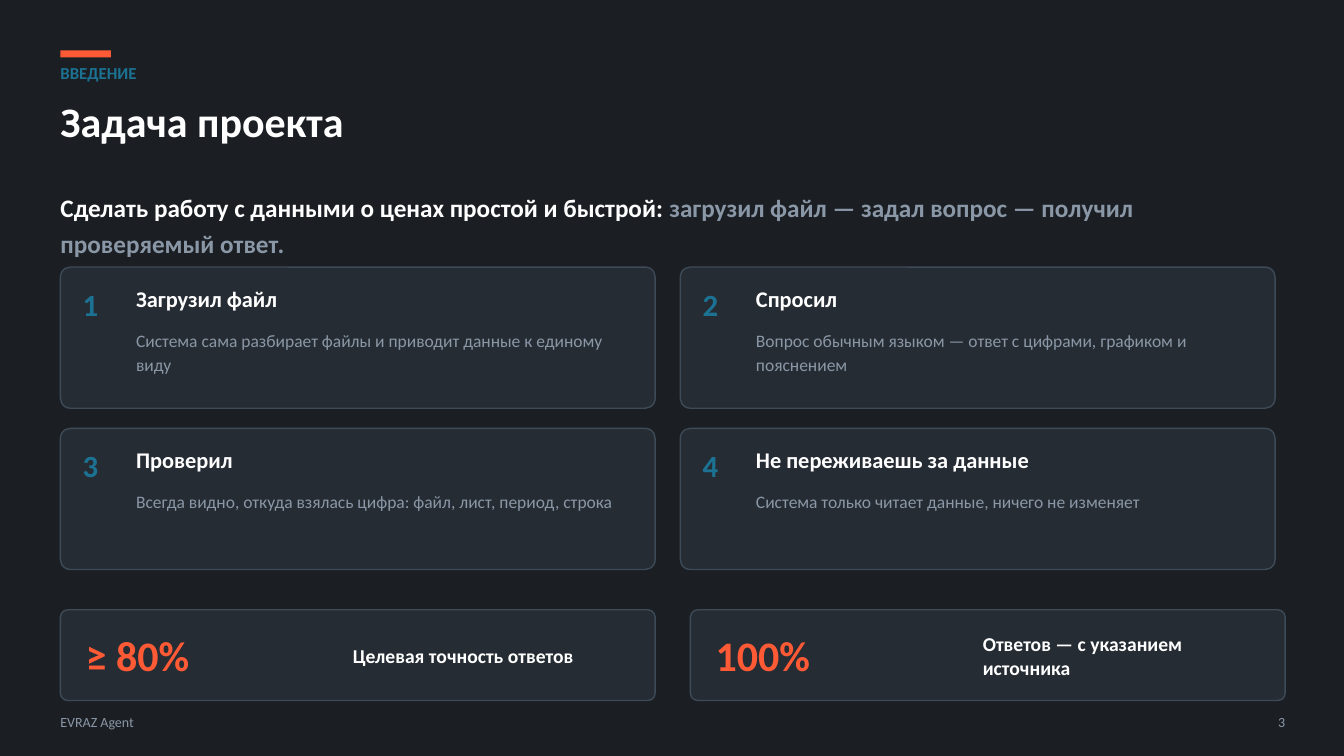
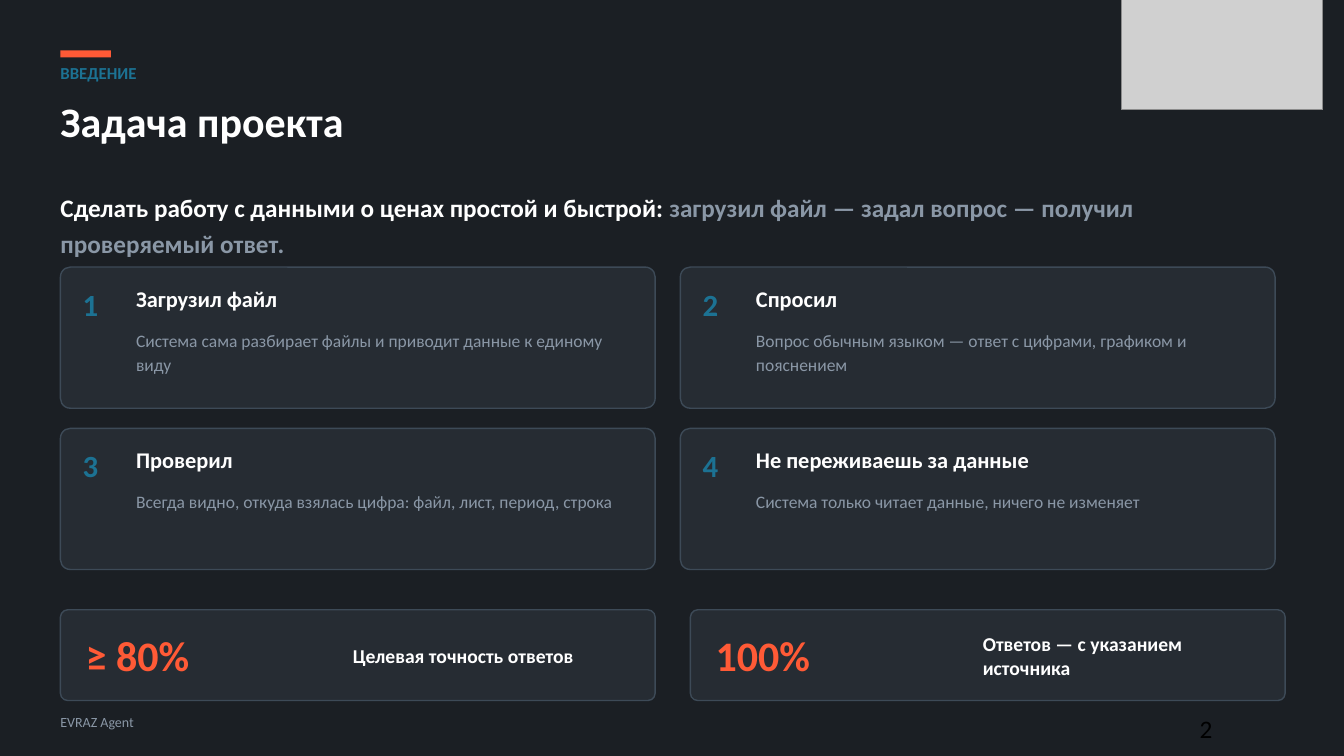
Before and after one commit to kostIT13/EVRAZ_ExcelAgent, a slide deck: slide 2 of data/EVRAZ_Agent_defense.pptx (slide 3 before the commit). Drawn at 1344x756 pixels with LibreOffice and Linux fonts; fonts in the diff are those of the drawing; grey boxes stand for pictures. Boxes give left, top, right and bottom in pixels: in the first picture for what was removed or moved away, otherwise in the second. Text is boxed around its words. In the diff, an @@ line names an element or a change of style, - is before the commit and + after.

```diff
--- a/data/EVRAZ_Agent_defense.pptx
+++ b/data/EVRAZ_Agent_defense.pptx
@@ picture added at [1121,0,1323,109] @@
@@ text removed at [1278,718,1285,727] @@
-3
```
Also in this commit, not shown: 7 other slides changed, 5 slides added, 8 slides removed, 37 other files.
